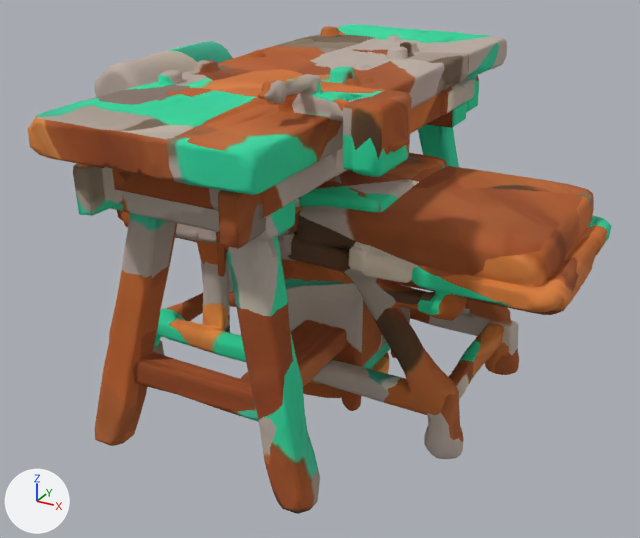
An edit to the glTF model public/packs/tables.glb, drawn before and after from the same camera.
Before and after are seen from a 50 mm camera at (1.45, -2.74, 1.8) aimed at (-0.01, -0.1, 0.47). Arrows for +X, +Y and +Z are at lower left; the lights stay in place. The first picture is the older version. Where no turn or scale is listed for an object, it has been applied to the vertices. Vertices at exactly the same position are counted once.

The first picture shows 'bureau-medecin', 'etabli-menuisier', 'table-examen', 'table-veterinaire'.
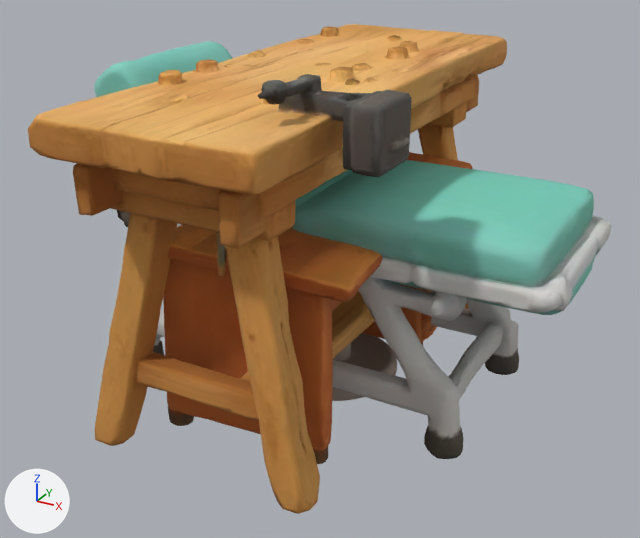
Where the change shows, as pixel boxes [x1, y1, x2, y2] in the pictures (640 x 538 px):
'etabli-menuisier', recoloured: [28, 24, 507, 514] in both
'table-examen', recoloured (lighter): [94, 41, 612, 459] in both
'bureau-medecin', reshaped, moved, rescaled: before [281, 259, 411, 411]; after [163, 152, 472, 464]
'table-veterinaire', reshaped, moved, rescaled: before [295, 153, 447, 398]; after [332, 333, 397, 401]

Diff of the bpy script that builds the scene:
```diff
--- a/public/packs/tables.glb.py
+++ b/public/packs/tables.glb.py
@@ img_couleur_001 @@
+img_couleur_001 = load_image('couleur.001', '_unpacked/couleur.001', 1024, 1024, 'sRGB')
@@ mat_etabli_menuisier @@
+mat_etabli_menuisier = principled_material('etabli-menuisier')
+mat_etabli_menuisier.texture = img_couleur_001
+mat_etabli_menuisier.roughness = 1.0
@@ me_bureau_medecin @@
 # used by ob_bureau_medecin; location = (0.0, 0.0, 0.5); scale = (0.5, 0.5, 0.5)
-me_bureau_medecin.from_pydata(...)  # 7494 vertices, 15000 faces; spans x -0.52..0.52, y -0.57..0.57, z -1.0..1.0
+me_bureau_medecin.from_pydata(...)  # 7496 vertices, 15000 faces; spans x -0.56..0.56, y -1.0..1.0, z -0.54..0.54
+# me_bureau_medecin part 1: 3 vertices moved within x -0.42..0.42, y -0.54..0.49, z 0.12..0.45; 7484 vertices removed from x -0.52..0.52, y -0.57..0.57, z -1.0..1.0; 7486 vertices added at x -0.56..0.56, y -1.0..1.0, z -0.54..0.54
 me_bureau_medecin.materials.append(mat_bureau_medecin)
@@ me_etabli_menuisier @@
 me_etabli_menuisier.from_pydata(...)  # 7470 vertices, 15000 faces; spans x -0.51..0.51, y -1.0..1.0, z -0.65..0.65
-me_etabli_menuisier.materials.append(mat_bureau_medecin)  # picture img_couleur
+me_etabli_menuisier.materials.append(mat_etabli_menuisier)  # picture img_couleur_001
@@ me_table_examen @@
 me_table_examen.from_pydata(...)  # 7478 vertices, 15000 faces; spans x -0.95..0.95, y -0.4..0.4, z -0.6..0.6
-me_table_examen.materials.append(mat_bureau_medecin)  # picture img_couleur
+me_table_examen.materials.append(mat_etabli_menuisier)  # picture img_couleur_001
@@ me_table_veterinaire @@
 # used by ob_table_veterinaire; location = (0.0, 0.0, 0.425); scale = (0.425, 0.425, 0.425)
-me_table_veterinaire.from_pydata(...)  # 7498 vertices, 15000 faces; spans x -0.78..0.78, y -0.72..0.72, z -1.0..1.0
+me_table_veterinaire.from_pydata(...)  # 7498 vertices, 15000 faces; spans x -0.49..0.49, y -1.0..1.0, z -0.59..0.59
+# me_table_veterinaire part 2: 4 vertices moved within x 0.06..0.09, y -0.07..0.09, z -0.17..0.27; 7487 vertices removed from x -0.78..0.78, y -0.72..0.72, z -1.0..1.0; 7487 vertices added at x -0.49..0.49, y -1.0..1.0, z -0.59..0.59
 me_table_veterinaire.materials.append(mat_bureau_medecin)
@@ ob_bureau_medecin @@
 ob_bureau_medecin = bpy.data.objects.new('bureau-medecin', me_bureau_medecin)
-ob_bureau_medecin.location = (0.0, 0.0, 0.5)
-ob_bureau_medecin.scale = (0.5, 0.5, 0.5)
+ob_bureau_medecin.location = (0.0, 0.0, 0.375)
+ob_bureau_medecin.scale = (0.7, 0.7, 0.7)
@@ ob_table_veterinaire @@
 ob_table_veterinaire = bpy.data.objects.new('table-veterinaire', me_table_veterinaire)
-ob_table_veterinaire.location = (0.0, 0.0, 0.425)
-ob_table_veterinaire.scale = (0.425, 0.425, 0.425)
+ob_table_veterinaire.location = (0.0, 0.0, 0.357)
+ob_table_veterinaire.scale = (0.6, 0.6, 0.6)
```
